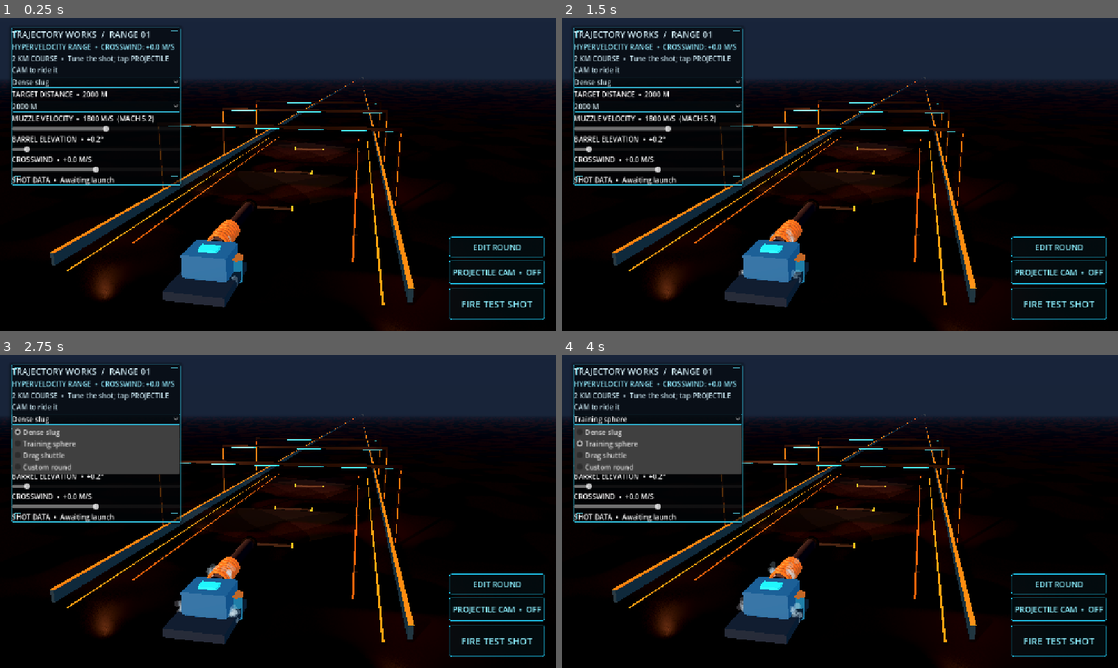
Above: before the commit, frames 1-4 (two rows, left to right).
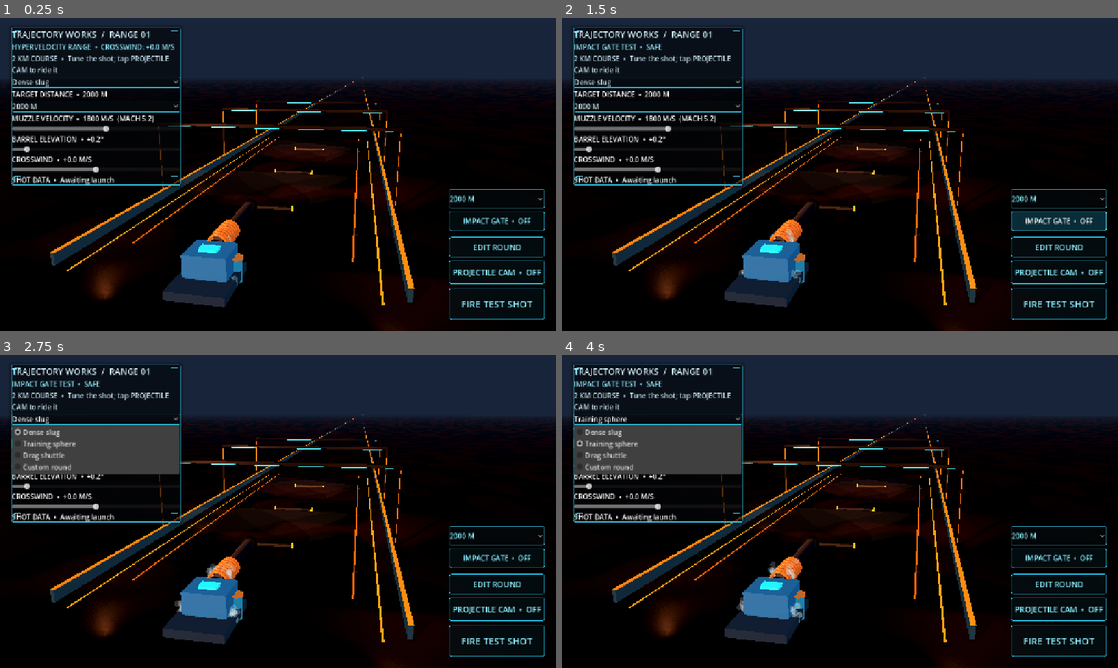
Above: after the commit, the same moments.

Repository: tpylman90-ctrl/Trajectory-Works
Game: Godot game, scene res://scenes/range.tscn
The game is run twice, just before and just after one commit, with the same random seed, the same clock (stepped at 60 frames per second) and the same inputs.
Inputs (mouse positions are in pixels of both pictures, inside the frame that each line leads up to):
- Up to frame 1 (0.25 s): no input
- Up to frame 2 (1.5 s): click (1056, 221) at 0.5 s, where only the run after the commit has a clickable "IMPACT GATE • OFF"; click (1056, 221) at 1.25 s, where only the run after the commit has a clickable "IMPACT GATE • ON"
- Up to frame 3 (2.75 s): click "Dense slug" at 2 s
- Up to frame 4 (4 s): click "2000 M" at 2.75 s; click "Training sphere" at 3.5 s

The runs differ from the first frame. In frame 1, 0.5% of the frame differs, in the area x 80-98%, y 54-68%; in frame 2, 1.7%, in the area x 2-98%, y 8-68%; in frame 3, 0.9%; in frame 4, 0.9%.

Commit message:
Extend tip rib detail and add impact test gates

Diff:
--- a/scripts/range.gd
+++ b/scripts/range.gd
@@ -62,6 +62,13 @@
 var target_distance_label: Label
 var active_target: Node3D
 var target_distance_m := 2000
+var collision_gate_distance_picker: OptionButton
+var collision_gate_button: Button
+var collision_gate_enabled := false
+var collision_gate_distance_m := 2000
+var collision_gate_shapes: Array[CollisionShape3D] = []
+var collision_gate_visuals: Array[MeshInstance3D] = []
+var collision_gate_distances: Array[int] = []
 var projectile_camera_button: Button
 var projectile_camera_enabled := false
 var followed_projectile: RigidBody3D
@@ -415,8 +422,67 @@
 			_add_box(self, Vector3(side * 8.0, 9.98, -distance), Vector3(0.24, 0.06, 0.26), Color(1.0, 0.36, 0.12), 0.08, 0.36)
 		_add_box(self, Vector3(0.0, 10.02, -distance), Vector3(16.0, 0.16, 0.22), Color(0.12, 0.20, 0.24), 0.36, 0.5)
 		_add_box(self, Vector3(0.0, 10.12, -distance), Vector3(3.2, 0.035, 0.25), Color(0.12, 0.84, 0.98), 0.04, 0.28)
+	_build_collision_test_gates()
 	# Keep one selectable target on the lane so the player can place it beyond a long shot.
 	active_target = _add_target(Vector3(0.0, 3.2, -float(target_distance_m)), 2.5)
+
+
+func _build_collision_test_gates() -> void:
+	var gate_material := StandardMaterial3D.new()
+	gate_material.shading_mode = BaseMaterial3D.SHADING_MODE_UNSHADED
+	gate_material.transparency = BaseMaterial3D.TRANSPARENCY_ALPHA
+	gate_material.albedo_color = Color(0.08, 0.64, 0.80, 0.20)
+	gate_material.emission_enabled = true
+	gate_material.emission = Color(0.08, 0.72, 0.94)
+	gate_material.emission_energy_multiplier = 1.0
+	for distance in range(2000, int(RANGE_LENGTH) + 1, 2000):
+		var gate := StaticBody3D.new()
+		gate.name = "ImpactTestGate_%dM" % distance
+		gate.add_to_group("collision_test_gates")
+		gate.set_meta("gate_distance_m", distance)
+		gate.position = Vector3(0.0, 5.0, -float(distance))
+		var collision := CollisionShape3D.new()
+		var collision_box := BoxShape3D.new()
+		collision_box.size = Vector3(18.0, 10.0, 0.16)
+		collision.shape = collision_box
+		collision.disabled = true
+		gate.add_child(collision)
+		var field := MeshInstance3D.new()
+		field.name = "InactiveImpactField"
+		var field_box := BoxMesh.new()
+		field_box.size = Vector3(18.0, 10.0, 0.055)
+		field.mesh = field_box
+		field.material_override = gate_material
+		field.visible = false
+		gate.add_child(field)
+		add_child(gate)
+		collision_gate_shapes.append(collision)
+		collision_gate_visuals.append(field)
+		collision_gate_distances.append(distance)
+
+
+func _on_collision_gate_distance_selected(index: int) -> void:
+	if not is_instance_valid(collision_gate_distance_picker):
+		return
+	collision_gate_distance_m = int(collision_gate_distance_picker.get_item_text(index).trim_suffix(" M"))
+	_update_collision_gate_state()
+
+
+func _toggle_collision_gate() -> void:
+	collision_gate_enabled = not collision_gate_enabled
+	_update_collision_gate_state()
+	if is_instance_valid(status_label):
+		status_label.text = "IMPACT GATE TEST  •  %s" % ("ARMED" if collision_gate_enabled else "SAFE")
+
+
+func _update_collision_gate_state() -> void:
+	for gate_index in collision_gate_shapes.size():
+		var selected := collision_gate_distances[gate_index] == collision_gate_distance_m
+		var active := collision_gate_enabled and selected
+		collision_gate_shapes[gate_index].set_deferred("disabled", not active)
+		collision_gate_visuals[gate_index].visible = active
+	if is_instance_valid(collision_gate_button):
+		collision_gate_button.text = "IMPACT GATE  •  ON" if collision_gate_enabled else "IMPACT GATE  •  OFF"
 
 
 func _add_ambient_steam() -> void:
@@ -1131,6 +1197,42 @@
 	edit_round_button.add_theme_color_override("font_color", Color(0.55, 0.94, 1.0))
 	edit_round_button.pressed.connect(_open_round_editor)
 	layer.add_child(edit_round_button)
+	collision_gate_distance_picker = OptionButton.new()
+	collision_gate_distance_picker.custom_minimum_size = Vector2(220.0, 42.0)
+	collision_gate_distance_picker.anchor_left = 1.0
+	collision_gate_distance_picker.anchor_top = 1.0
+	collision_gate_distance_picker.anchor_right = 1.0
+	collision_gate_distance_picker.anchor_bottom = 1.0
+	collision_gate_distance_picker.offset_left = -246.0
+	collision_gate_distance_picker.offset_top = -326.0
+	collision_gate_distance_picker.offset_right = -26.0
+	collision_gate_distance_picker.offset_bottom = -282.0
+	collision_gate_distance_picker.add_theme_stylebox_override("normal", selector_style)
+	collision_gate_distance_picker.add_theme_stylebox_override("hover", selector_style)
+	collision_gate_distance_picker.add_theme_color_override("font_color", Color(0.55, 0.94, 1.0))
+	for distance in range(2000, int(RANGE_LENGTH) + 1, 2000):
+		collision_gate_distance_picker.add_item("%d M" % distance)
+	collision_gate_distance_picker.select(0)
+	collision_gate_distance_picker.item_selected.connect(_on_collision_gate_distance_selected)
+	layer.add_child(collision_gate_distance_picker)
+	collision_gate_button = Button.new()
+	collision_gate_button.text = "IMPACT GATE  •  OFF"
+	collision_gate_button.custom_minimum_size = Vector2(220.0, 44.0)
+	collision_gate_button.anchor_left = 1.0
+	collision_gate_button.anchor_top = 1.0
+	collision_gate_button.anchor_right = 1.0
+	collision_gate_button.anchor_bottom = 1.0
+	collision_gate_button.offset_left = -246.0
+	collision_gate_button.offset_top = -276.0
+	collision_gate_button.offset_right = -26.0
+	collision_gate_button.offset_bottom = -230.0
+	collision_gate_button.add_theme_font_size_override("font_size", 16)
+	collision_gate_button.add_theme_stylebox_override("normal", button_normal)
+	collision_gate_button.add_theme_stylebox_override("hover", button_hover)
+	collision_gate_button.add_theme_color_override("font_color", Color(0.55, 0.94, 1.0))
+	collision_gate_button.pressed.connect(_toggle_collision_gate)
+	layer.add_child(collision_gate_button)
+	_update_collision_gate_state()
 	_on_speed_changed(speed_slider.value)
 	_on_elevation_changed(elevation_slider.value)
 	_on_wind_changed(wind_slider.value)
@@ -1651,6 +1753,8 @@
 			tip_pattern = "ridges"
 		elif round_tip_surface_picker.selected == 2:
 			tip_pattern = "grooves"
+	if tip_pattern != "smooth" and is_instance_valid(round_tip_rib_depth_slider) and round_tip_rib_depth_slider.value <= 0.001:
+		round_tip_rib_depth_slider.set_value_no_signal(4.0)
 	current_projectile["tip_surface_pattern"] = tip_pattern
 	current_projectile["tip_rib_depth"] = round_tip_rib_depth_slider.value / 1000.0 if is_instance_valid(round_tip_rib_depth_slider) else 0.0
 	current_projectile["spiral_turns"] = round_spiral_turns_slider.value if is_instance_valid(round_spiral_turns_slider) else 0.0
@@ -1781,17 +1885,20 @@
 	var base_radius := radius * pull
 	# Bound relief by local ring radius and feature count to keep adjacent mesh
 	# faces from folding over each other at tight tips or thin pulled stations.
-	var safe_rib_depth := minf(body_radius * 0.18, base_radius * 0.65 / float(rib_count))
-	var body_amplitude := minf(maxf(float(design.get("rib_depth", 0.0)), 0.0), safe_rib_depth)
-	var tip_amplitude := minf(maxf(float(design.get("tip_rib_depth", 0.0)), 0.0), safe_rib_depth)
+	var safe_body_rib_depth := minf(body_radius * 0.18, base_radius * 0.65 / float(rib_count))
+	var safe_tip_rib_depth := minf(body_radius * 0.24, base_radius * 0.90 / float(rib_count))
+	var body_amplitude := minf(maxf(float(design.get("rib_depth", 0.0)), 0.0), safe_body_rib_depth)
+	var tip_amplitude := minf(maxf(float(design.get("tip_rib_depth", 0.0)), 0.0), safe_tip_rib_depth)
 	var body_sign := 1.0 if pattern == "ridges" else -1.0
 	var tip_sign := 1.0 if tip_pattern == "ridges" else -1.0
 	var rib_offset := 0.0
 	if pattern != "smooth" and body_amplitude > 0.00001:
 		rib_offset += body_sign * body_amplitude * body_fade * cos(float(rib_count) * (angle - twist))
 	var tip_start := -float(design.length) * 0.5
-	var tip_fade_length := maxf(float(design.get("tip_length", body_radius * 1.35)) * 0.18, body_radius * 0.12)
-	var tip_fade := 1.0 - smoothstep(tip_start, tip_start + tip_fade_length, z)
+	var tip_length := maxf(nose_start - tip_start, 0.001)
+	var tip_lead_fade := minf(maxf(tip_length * 0.08, body_radius * 0.06), tip_length * 0.35)
+	var tip_base_fade := minf(maxf(tip_length * 0.10, body_radius * 0.08), tip_length * 0.35)
+	var tip_fade := smoothstep(tip_start, tip_start + tip_lead_fade, z) * (1.0 - smoothstep(nose_start - tip_base_fade, nose_start, z))
 	if tip_pattern != "smooth" and tip_amplitude > 0.00001:
 		rib_offset += tip_sign * tip_amplitude * tip_fade * cos(float(rib_count) * (angle - twist))
 	var scaled_radius := maxf(base_radius + rib_offset, radius * 0.12)
@@ -2583,12 +2690,15 @@
 	var shot: Dictionary = active_shots[shot_id]
 	var displacement: Vector3 = projectile.global_position - shot.origin
 	var result := "IMPACT • %0.1f M • X %+0.1f M" % [-displacement.z, displacement.x]
-	if body.is_in_group("range_targets"):
+	if body.is_in_group("collision_test_gates"):
+		var gate_distance_km := float(body.get_meta("gate_distance_m", roundi(-displacement.z))) / 1000.0
+		result = "GATE CONTACT • %0.1f KM • IMPACT TEST" % gate_distance_km
+	elif body.is_in_group("range_targets"):
 		result = "TARGET HIT • %0.1f M • X %+0.1f M" % [-displacement.z, displacement.x]
 	status_label.text = "SHOT %02d  •  %s" % [shot.number, result]
 	var incoming := projectile.linear_velocity.normalized()
 	var impact_normal := Vector3.UP
-	if body.is_in_group("range_targets"):
+	if body.is_in_group("range_targets") or body.is_in_group("collision_test_gates"):
 		impact_normal = -incoming
 	var impact_radius := float(shot.design.get("diameter", 0.18)) * 0.5
 	var impact_speed := projectile.linear_velocity.length()
@@ -2600,6 +2710,8 @@
 	final_samples.append({"time": shot.time, "position": projectile.global_position, "rotation": projectile.global_transfo …(287 unchanged characters)…
 	shot.samples = final_samples
 	_finish_shot(shot, projectile, result, impact_speed)
+	if body.is_in_group("collision_test_gates"):
+		projectile.freeze = true
 	analysis_label.text = "%s\nTIME %0.2f S  •  APEX %0.1f M\nIMPACT %0.0f M/S (MACH %0.2f)\nMASS %0.1f KG  •  Cd %0.2f" % [result, shot.time, shot.max_height, impact_speed, impact_mach, shot.design.mass, shot.design.cd]
 	active_shots.erase(shot_id)
 	if projectile == followed_projectile:
